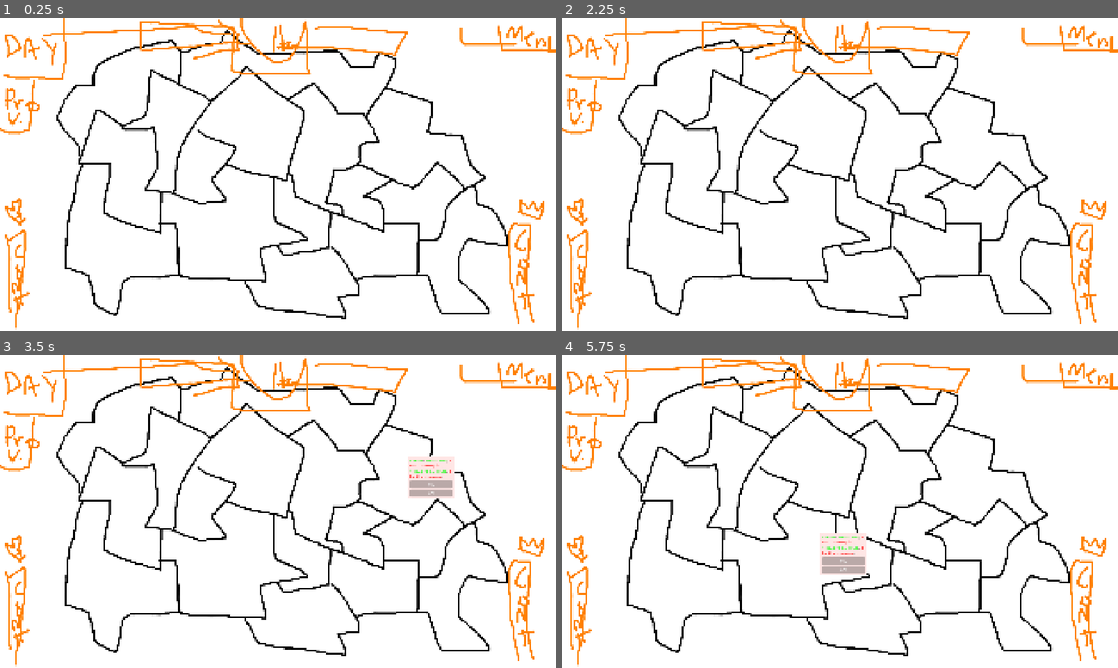
Above: before the commit, frames 1-4 (two rows, left to right).
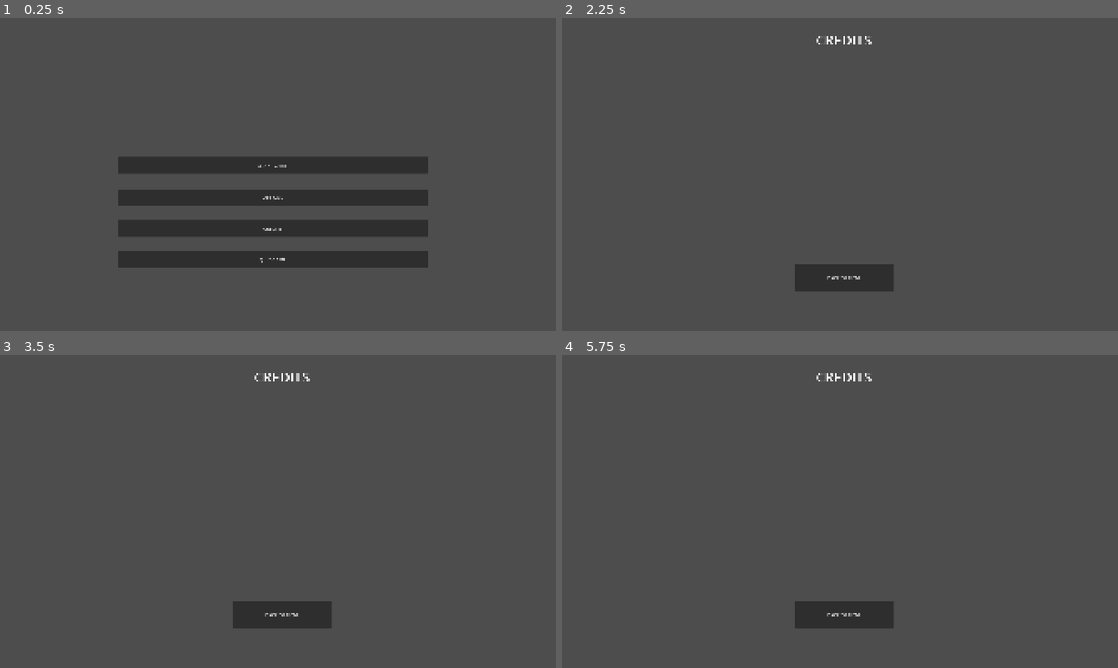
Above: after the commit, the same moments.

Repository: Orangechrisy/gmtk-game-jam-2026
Game: Godot game, scene res://MainMenu/MainMenu.tscn
Same seed, same stepped clock (60 frames per second), same inputs: the game is played once before the commit and once after it. Before the commit the project starts from res://map provinces/map_provinces.tscn.
Inputs (mouse positions are in pixels of both pictures, inside the frame that each line leads up to):
- Up to frame 1 (0.25 s): no input
- Up to frame 2 (2.25 s): click (834, 196) at 0.5 s, where only the run after the commit has a clickable "OPTIONS"; click (840, 249) at 1.25 s, where only the run after the commit has a clickable "BACK TO MENU"; click (834, 227) at 2 s, where only the run after the commit has a clickable "CREDITS"
- Up to frame 3 (3.5 s): move the mouse to (400, 495) at 2.77 s; click (400, 495) at 2.92 s
- Up to frame 4 (5.75 s): move the mouse to (728, 527) at 3.52 s; click (728, 527) at 3.67 s; tap Enter at 4.25 s; move the mouse to (895, 442) at 4.27 s; click (895, 442) at 4.42 s; tap Space at 5 s; move the mouse to (812, 574) at 5.02 s; click (812, 574) at 5.17 s

The runs differ from the first frame. In frame 1, 100% of the frame differs, in the area x 0-100%, y 0-100%; in frame 2, 100%; in frame 3, 100%; in frame 4, 100%.

Commit message:
menu back up signals
sub menus like options send back signals when back button hit, so menus holding it can become visible

Diff:
--- a/MainMenu/MainMenu.tscn
+++ b/MainMenu/MainMenu.tscn
@@ -5,31 +5,45 @@
 [ext_resource type="PackedScene" uid="uid://kykrpyebwvu2" path="res://MainMenu/CreditsMenu.tscn" id="3_430ii"]
 [ext_resource type="PackedScene" uid="uid://l485x5bqjkuf" path="res://MainMenu/QuitConfirmMenu.tscn" id="4_3p42x"]
 
-[node name="MainMenu" type="Node2D" unique_id=89832299]
+[node name="MainMenu" type="Control" unique_id=136163537]
+layout_mode = 3
+anchors_preset = 0
 script = ExtResource("1_otibh")
 
-[node name="StartGameButton" type="Button" parent="." unique_id=1542554719]
+[node name="MainMainMenu" type="Control" parent="." unique_id=1457501135]
+layout_mode = 1
+anchors_preset = 15
+anchor_right = 1.0
+anchor_bottom = 1.0
+grow_horizontal = 2
+grow_vertical = 2
+
+[node name="StartGameButton" type="Button" parent="MainMainMenu" unique_id=1542554719]
+layout_mode = 0
 offset_left = 407.0
 offset_top = 479.0
 offset_right = 1477.0
 offset_bottom = 537.0
 text = "START GAME"
 
-[node name="OptionsButton" type="Button" parent="." unique_id=2008765758]
+[node name="OptionsButton" type="Button" parent="MainMainMenu" unique_id=2008765758]
+layout_mode = 0
 offset_left = 407.0
 offset_top = 590.0
 offset_right = 1477.0
 offset_bottom = 648.0
 text = "OPTIONS"
 
-[node name="CreditsButton" type="Button" parent="." unique_id=42583149]
+[node name="CreditsButton" type="Button" parent="MainMainMenu" unique_id=42583149]
+layout_mode = 0
 offset_left = 407.0
 offset_top = 697.0
 offset_right = 1477.0
 offset_bottom = 755.0
 text = "CREDITS"
 
-[node name="QuitGameButton" type="Button" parent="." unique_id=1788453671]
+[node name="QuitGameButton" type="Button" parent="MainMainMenu" unique_id=1788453671]
+layout_mode = 0
 offset_left = 407.0
 offset_top = 805.0
 offset_right = 1477.0
@@ -38,14 +52,17 @@
 
 [node name="OptionsMenu" parent="." unique_id=806118121 instance=ExtResource("2_lbqne")]
 visible = false
+layout_mode = 1
 
 [node name="CreditsMenu" parent="." unique_id=719412781 instance=ExtResource("3_430ii")]
 visible = false
+layout_mode = 1
 
 [node name="QuitConfirmMenu" parent="." unique_id=129270634 instance=ExtResource("4_3p42x")]
 visible = false
+layout_mode = 1
 
-[connection signal="pressed" from="StartGameButton" to="." method="_on_start_game_button_pressed"]
-[connection signal="pressed" from="OptionsButton" to="." method="_on_options_button_pressed"]
-[connection signal="pressed" from="CreditsButton" to="." method="_on_credits_button_pressed"]
-[connection signal="pressed" from="QuitGameButton" to="." method="_on_quit_game_button_pressed"]
+[connection signal="pressed" from="MainMainMenu/StartGameButton" to="." method="_on_start_game_button_pressed"]
+[connection signal="pressed" from="MainMainMenu/OptionsButton" to="." method="_on_options_button_pressed"]
+[connection signal="pressed" from="MainMainMenu/CreditsButton" to="." method="_on_credits_button_pressed"]
+[connection signal="pressed" from="MainMainMenu/QuitGameButton" to="." method="_on_quit_game_button_pressed"]
--- a/MainMenu/credits_menu.gd
+++ b/MainMenu/credits_menu.gd
@@ -1,15 +1,7 @@
 extends Control
 
-
-# Called when the node enters the scene tree for the first time.
-func _ready() -> void:
-	pass # Replace with function body.
-
-
-# Called every frame. 'delta' is the elapsed time since the previous frame.
-func _process(delta: float) -> void:
-	pass
-
+signal back_up()
 
 func _on_back_button_pressed() -> void:
 	self.visible = false # TODO: Improve
+	back_up.emit()
--- a/MainMenu/main_menu.gd
+++ b/MainMenu/main_menu.gd
@@ -1,27 +1,29 @@
-extends Node2D
+extends Control
 
 
 # Called when the node enters the scene tree for the first time.
 func _ready() -> void:
-	pass # Replace with function body.
-
-
-# Called every frame. 'delta' is the elapsed time since the previous frame.
-func _process(delta: float) -> void:
-	pass
-
+	for sub_menu in get_children():
+		if sub_menu.has_signal("back_up"):
+			sub_menu.connect("back_up", on_back_up)
 
 func _on_start_game_button_pressed() -> void:
 	pass # Replace with function body.
 
 
 func _on_options_button_pressed() -> void:
+	$MainMainMenu.visible = false
 	$OptionsMenu.visible = true
 
 
 func _on_credits_button_pressed() -> void:
+	$MainMainMenu.visible = false
 	$CreditsMenu.visible = true
 
 
 func _on_quit_game_button_pressed() -> void:
+	$MainMainMenu.visible = false
 	$QuitConfirmMenu.visible = true
+
+func on_back_up() -> void:
+	$MainMainMenu.visible = true
--- a/MainMenu/options_menu.gd
+++ b/MainMenu/options_menu.gd
@@ -1,15 +1,7 @@
 extends Control
 
-
-# Called when the node enters the scene tree for the first time.
-func _ready() -> void:
-	pass # Replace with function body.
-
-
-# Called every frame. 'delta' is the elapsed time since the previous frame.
-func _process(delta: float) -> void:
-	pass
-
+signal back_up()
 
 func _on_back_button_pressed() -> void:
 	self.visible = false # TODO: Impvoe
+	back_up.emit()
--- a/MainMenu/quit_confirm_menu.gd
+++ b/MainMenu/quit_confirm_menu.gd
@@ -1,19 +1,10 @@
 extends Control
 
-
-# Called when the node enters the scene tree for the first time.
-func _ready() -> void:
-	pass # Replace with function body.
-
-
-# Called every frame. 'delta' is the elapsed time since the previous frame.
-func _process(delta: float) -> void:
-	pass
-
+signal back_up()
 
 func _on_back_button_pressed() -> void:
 	self.visible = false # TODO: Improve this
-
+	back_up.emit()
 
 func _on_quit_button_pressed() -> void:
 	get_tree().quit()
--- a/Menu/PauseMenu.tscn
+++ b/PauseMenu/PauseMenu.tscn
@@ -1,6 +1,6 @@
 [gd_scene format=3 uid="uid://bqnp5ys3qf240"]
 
-[ext_resource type="Script" uid="uid://nq5b2qatca1p" path="res://Menu/pause_menu.gd" id="1_3ke7c"]
+[ext_resource type="Script" uid="uid://nq5b2qatca1p" path="res://PauseMenu/pause_menu.gd" id="1_3ke7c"]
 [ext_resource type="PackedScene" uid="uid://dglekacdrwykk" path="res://MainMenu/OptionsMenu.tscn" id="2_7n1tg"]
 
 [sub_resource type="LabelSettings" id="LabelSettings_a6wwx"]
--- a/project.godot
+++ b/project.godot
@@ -11,7 +11,7 @@
 [application]
 
 config/name="gmtk game jam 2026"
-run/main_scene="uid://b58jsc3gd18v3"
+run/main_scene="uid://d1xxop0i5b08d"
 config/features=PackedStringArray("4.7", "GL Compatibility")
 config/icon="res://icon.svg"
 
Renamed: Menu/pause_menu.gd -> PauseMenu/pause_menu.gd
Renamed: Menu/pause_menu.gd.uid -> PauseMenu/pause_menu.gd.uid
